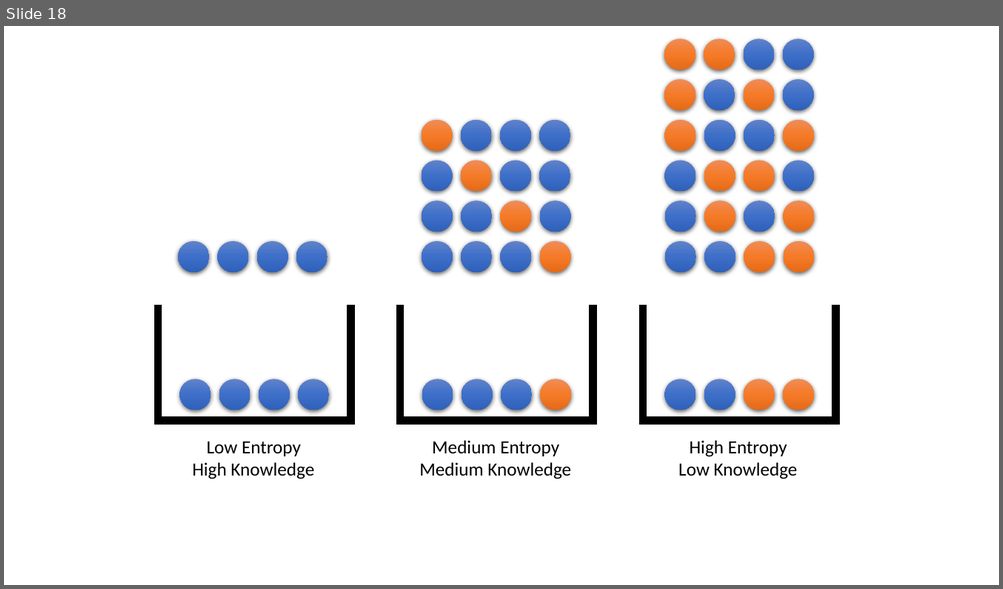
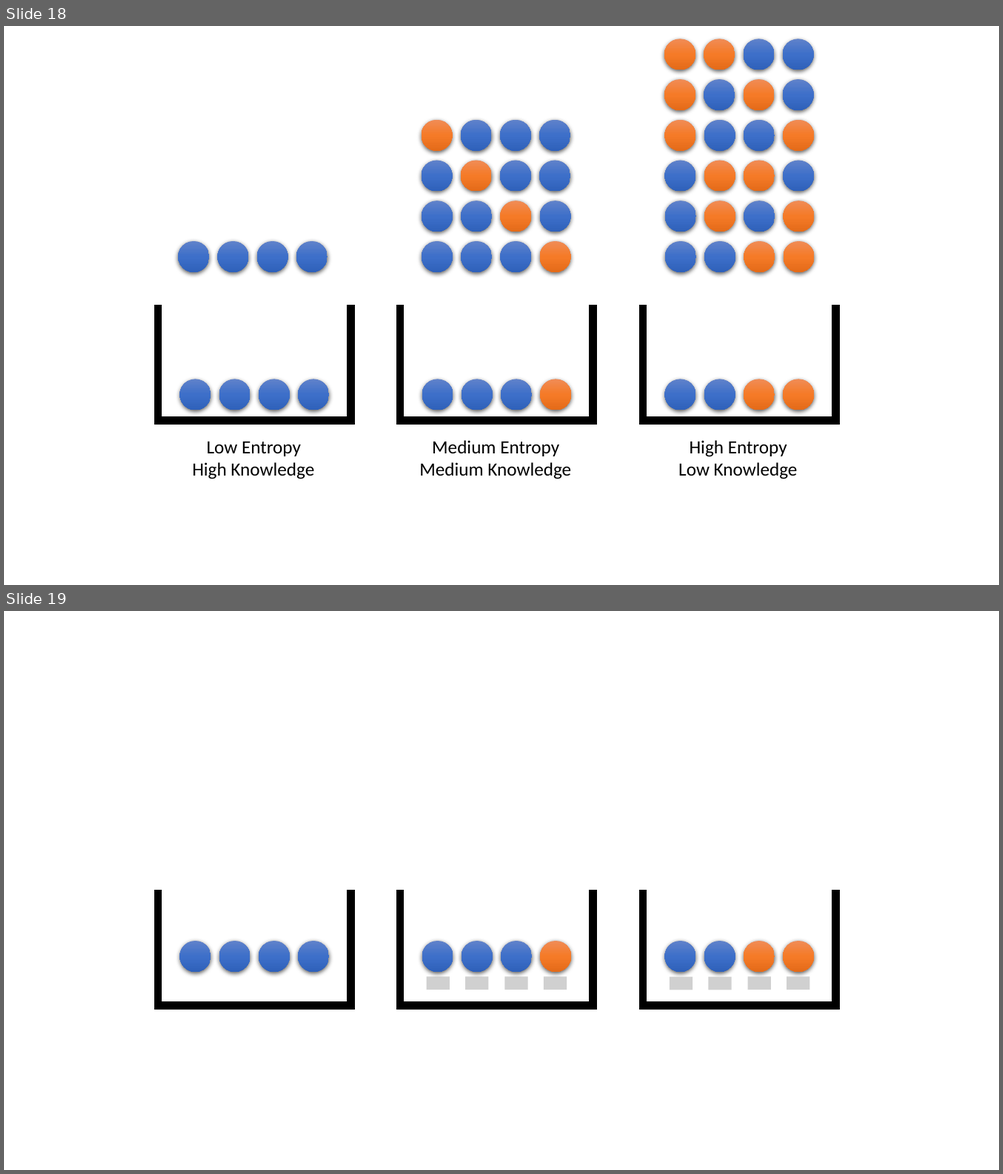
Before and after one commit to deflagg/ArtificialNeuralNetworkStudy, a slide deck: ANN Diagram.pptx. Shown one above the other, each under a label of ours: slide 18 before the commit, slides 18 and 19 after it. The pictures are 1003x589 and 1003x1174 pixels, drawn with LibreOffice and Linux fonts; fonts in the diff are those of the drawing; grey boxes stand for pictures; background and template pictures are left out. Boxes give left, top, right and bottom in pixels: in the first picture for what was removed or moved away, otherwise in the second. Text is boxed around its words. In the diff, an @@ line names an element or a change of style, - is before the commit and + after.

```diff
--- a/ANN Diagram.pptx
+++ b/ANN Diagram.pptx
@@ slide 19 added at (x1=4, y1=611, x2=999, y2=1170), background #FFFFFF @@
@@ rectangle added at (x1=155, y1=890, x2=162, y2=1009), fill #000000, outline #000000 1 pt @@
@@ rectangle added at (x1=347, y1=890, x2=354, y2=1009), fill #000000, outline #000000 1 pt @@
@@ rectangle added at (x1=397, y1=890, x2=404, y2=1009), fill #000000, outline #000000 1 pt @@
@@ rectangle added at (x1=589, y1=890, x2=597, y2=1009), fill #000000, outline #000000 1 pt @@
@@ rectangle added at (x1=640, y1=890, x2=646, y2=1009), fill #000000, outline #000000 1 pt @@
@@ rectangle added at (x1=832, y1=890, x2=839, y2=1009), fill #000000, outline #000000 1 pt @@
@@ ellipse added at (x1=180, y1=941, x2=211, y2=972), fill gradient #6183CB to #3E70CA to #3062BB @@
@@ ellipse added at (x1=219, y1=941, x2=250, y2=972), fill gradient #6183CB to #3E70CA to #3062BB @@
@@ ellipse added at (x1=259, y1=941, x2=290, y2=972), fill gradient #6183CB to #3E70CA to #3062BB @@
@@ ellipse added at (x1=298, y1=941, x2=330, y2=972), fill gradient #6183CB to #3E70CA to #3062BB @@
@@ ellipse added at (x1=422, y1=941, x2=453, y2=972), fill gradient #6183CB to #3E70CA to #3062BB @@
@@ ellipse added at (x1=461, y1=941, x2=492, y2=972), fill gradient #6183CB to #3E70CA to #3062BB @@
@@ ellipse added at (x1=501, y1=941, x2=532, y2=972), fill gradient #6183CB to #3E70CA to #3062BB @@
@@ ellipse added at (x1=540, y1=941, x2=572, y2=972), fill gradient #F18C57 to #F67B28 to #E56C19 @@
@@ ellipse added at (x1=664, y1=941, x2=696, y2=972), fill gradient #6183CB to #3E70CA to #3062BB @@
@@ ellipse added at (x1=704, y1=941, x2=735, y2=972), fill gradient #6183CB to #3E70CA to #3062BB @@
@@ ellipse added at (x1=743, y1=941, x2=775, y2=972), fill gradient #F18C57 to #F67B28 to #E56C19 @@
@@ ellipse added at (x1=783, y1=941, x2=814, y2=972), fill gradient #F18C57 to #F67B28 to #E56C19 @@
@@ picture added at (x1=427, y1=977, x2=449, y2=990) @@
@@ picture added at (x1=465, y1=977, x2=488, y2=990) @@
@@ picture added at (x1=505, y1=977, x2=528, y2=990) @@
@@ picture added at (x1=543, y1=977, x2=566, y2=990) @@
@@ picture added at (x1=669, y1=977, x2=693, y2=991) @@
@@ picture added at (x1=708, y1=977, x2=731, y2=991) @@
@@ picture added at (x1=748, y1=977, x2=771, y2=990) @@
@@ picture added at (x1=787, y1=977, x2=810, y2=990) @@
@@ rectangle added at (x1=155, y1=1002, x2=354, y2=1009), fill #000000, outline #000000 1 pt @@
@@ rectangle added at (x1=397, y1=1002, x2=597, y2=1009), fill #000000, outline #000000 1 pt @@
@@ rectangle added at (x1=640, y1=1002, x2=839, y2=1009), fill #000000, outline #000000 1 pt @@
```
Also in this commit, not shown: 3 other files.
